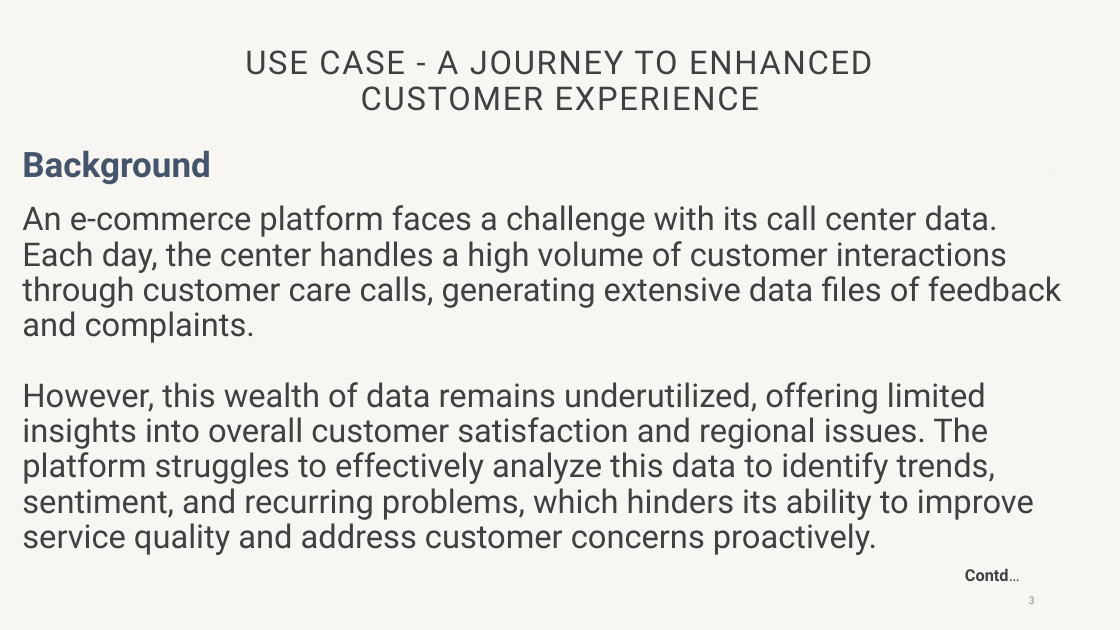
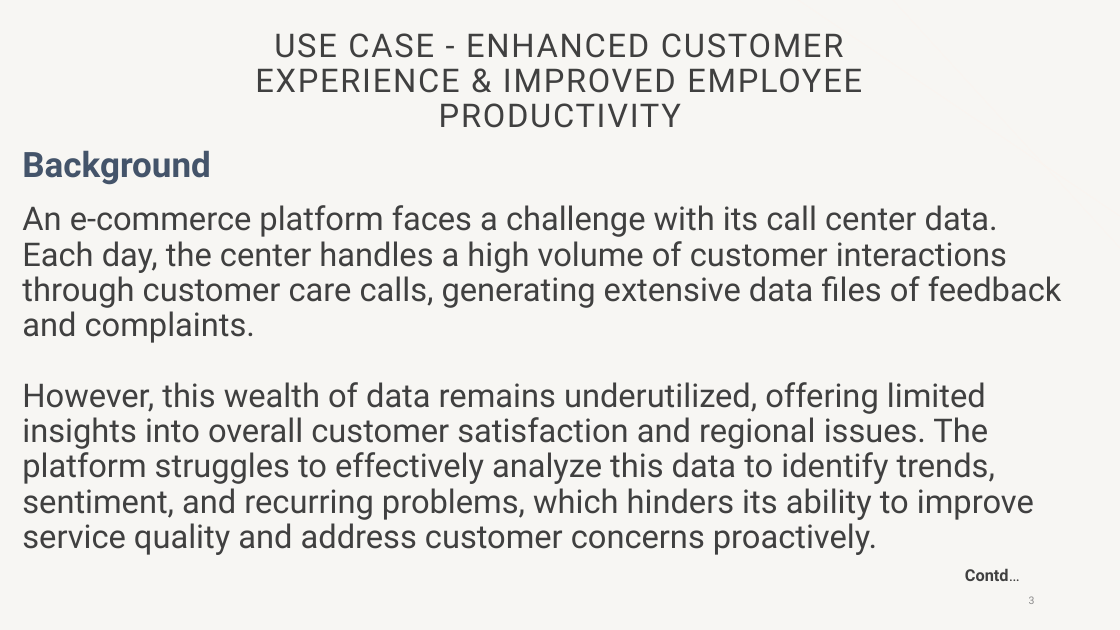
Before and after one commit to meanirban100/IBM-Watsonx-Hackathon, a slide deck: slide 3 of IBM-Watson-Presentation.pptx. Drawn at 1120x630 pixels with LibreOffice and Linux fonts; fonts in the diff are those of the drawing; background and template pictures are left out. Boxes give left, top, right and bottom in pixels: in the first picture for what was removed or moved away, otherwise in the second. Text is boxed around its words. In the diff, an @@ line names an element or a change of style, - is before the commit and + after.

```diff
--- a/IBM-Watson-Presentation.pptx
+++ b/IBM-Watson-Presentation.pptx
@@ title at (x1=255, y1=33, x2=862, y2=128): text changed @@
-USE CASE - A JOURNEY TO ENHANCED CUSTOMER EXPERIENCE
+USE CASE - ENHANCED CUSTOMER EXPERIENCE & IMPROVED EMPLOYEE PRODUCTIVITY
```
Also in this commit, not shown: 3 other slides changed, 16 other files.
